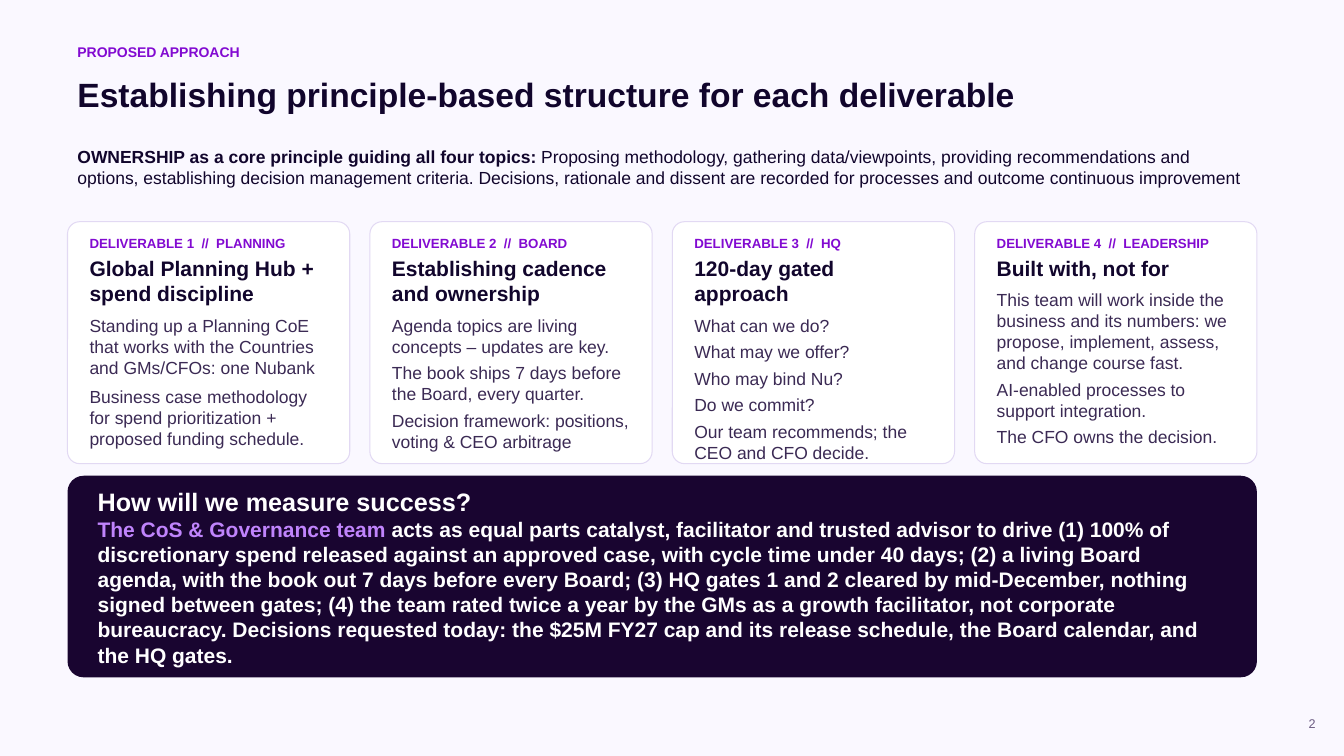
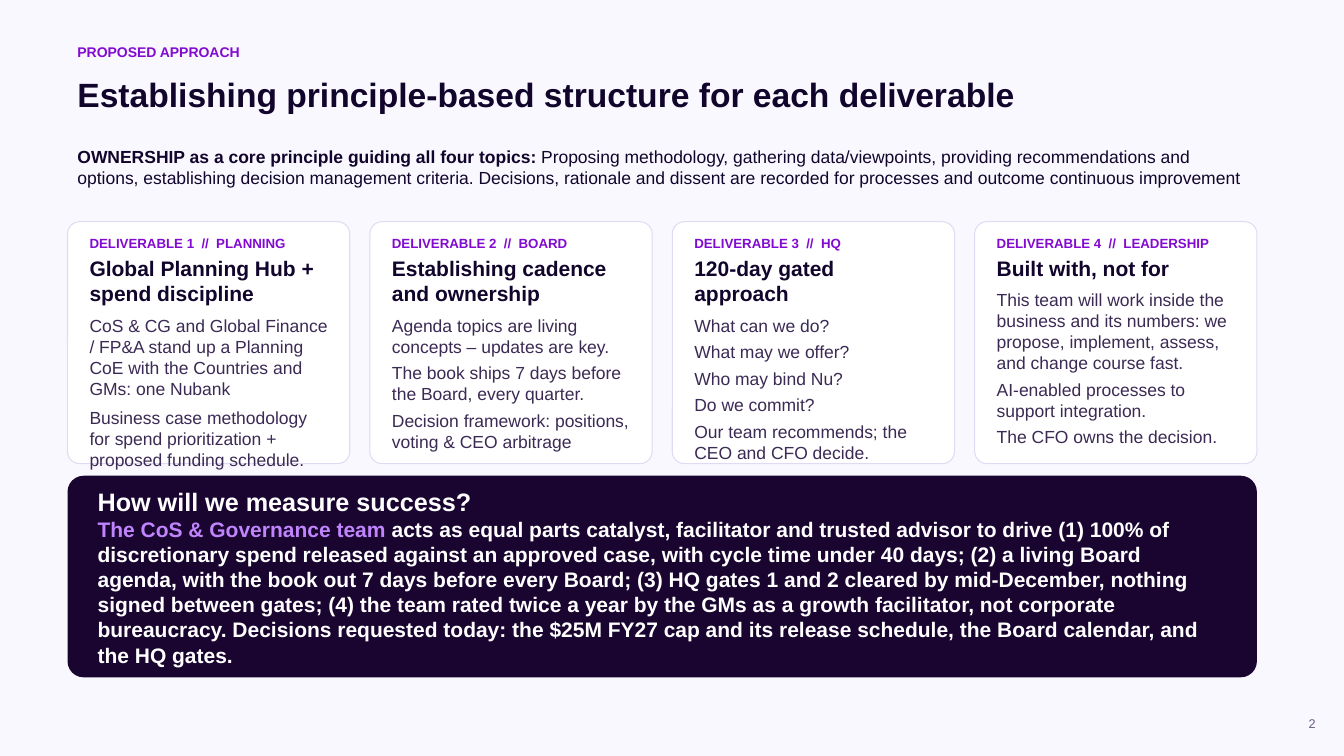
Before and after one commit to cmx24/business-case, a slide deck: slide 2 of deck/CFO_CoS_deck_v10.pptx. Drawn at 1344x756 pixels with LibreOffice and Linux fonts; fonts in the diff are those of the drawing. Boxes give left, top, right and bottom in pixels: in the first picture for what was removed or moved away, otherwise in the second. Text is boxed around its words. In the diff, an @@ line names an element or a change of style, - is before the commit and + after.

```diff
--- a/deck/CFO_CoS_deck_v10.pptx
+++ b/deck/CFO_CoS_deck_v10.pptx
@@ text at [90,319,327,395]: text changed @@
-Standing up a Planning CoE that works with the Countries and GMs/CFOs: one Nubank
+CoS & CG and Global Finance / FP&A stand up a Planning CoE with the Countries and GMs: one Nubank
```
Also in this commit, not shown: 2 other slides changed, 2 other files.
